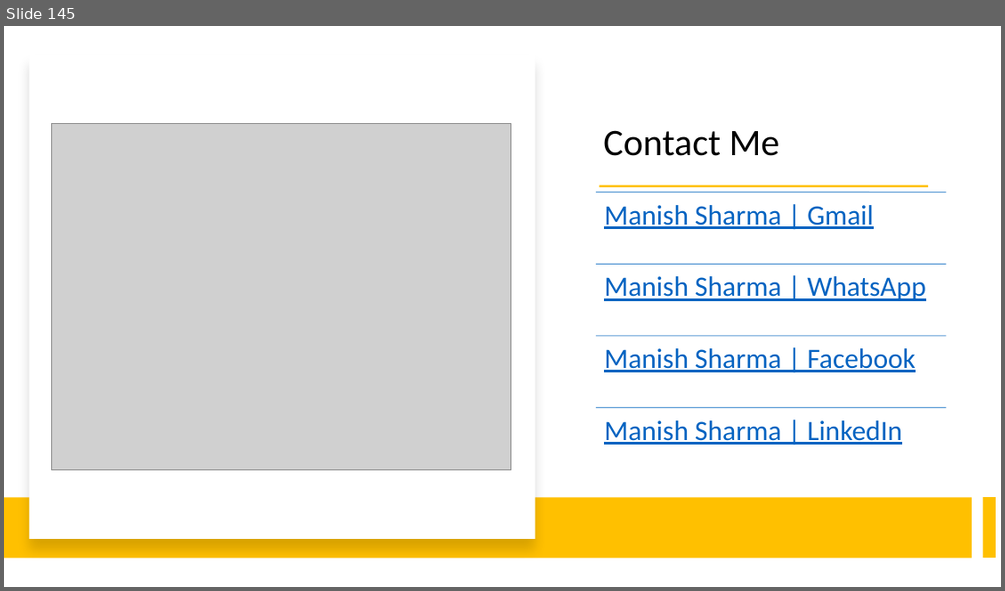
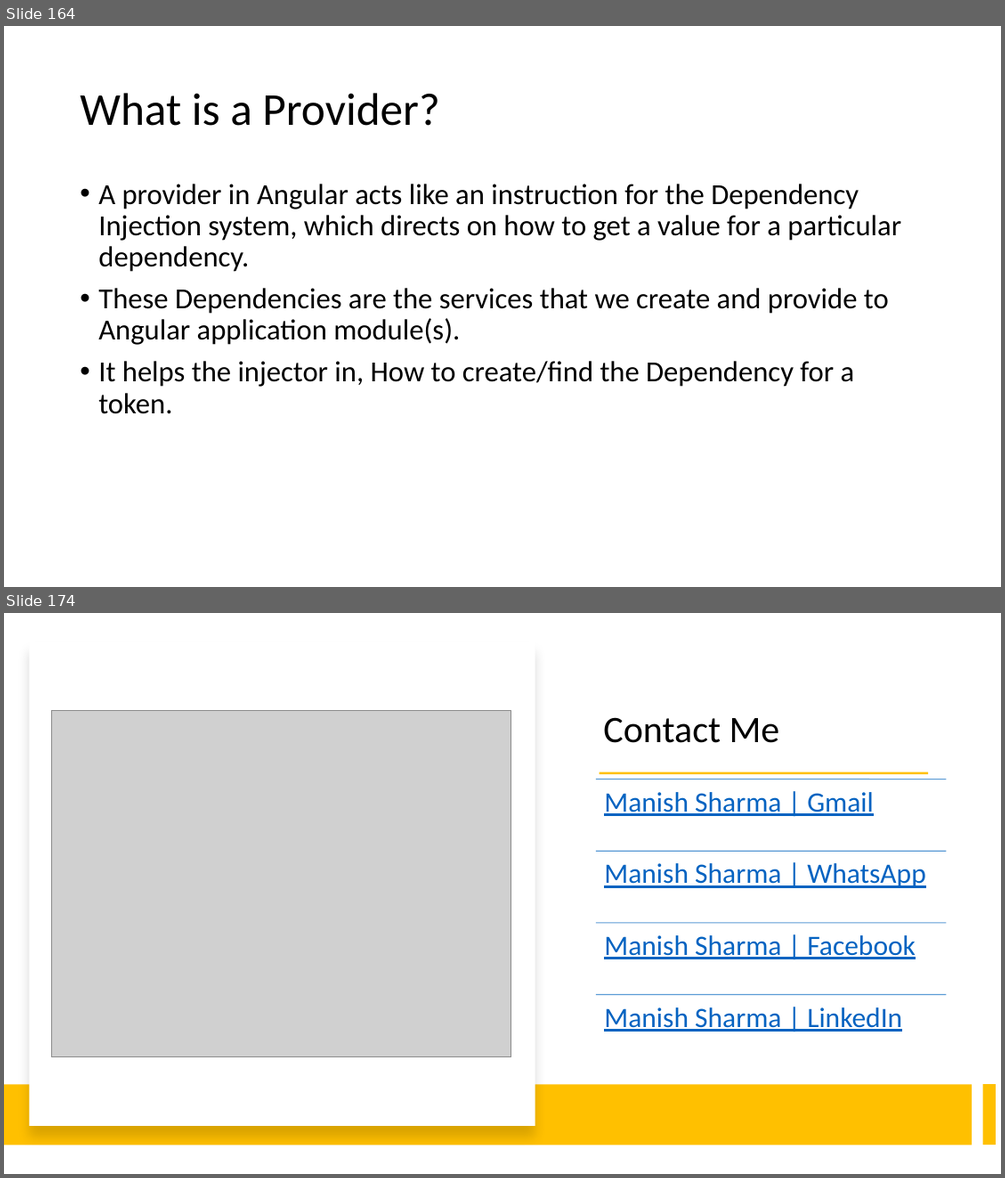
Before and after one commit to explore-with-manish/BFL_Byte_Jul23, a slide deck: Ng-Byte.pptx. Shown one above the other, each under a label of ours: slide 145 before the commit, slides 164 and 174 after it; the slides between them are not shown. The pictures are 1005x591 and 1005x1178 pixels, drawn with LibreOffice and Linux fonts; fonts in the diff are those of the drawing; grey boxes stand for pictures. Boxes give left, top, right and bottom in pixels: in the first picture for what was removed or moved away, otherwise in the second. Text is boxed around its words. In the diff, an @@ line names an element or a change of style, - is before the commit and + after.

```diff
--- a/Ng-Byte.pptx
+++ b/Ng-Byte.pptx
@@ slide 164 added at box(4, 26, 1001, 587), background #FFFFFF @@
@@ title added at box(80, 93, 439, 126), 44 pt, text #000000 @@
+What is a Provider?
@@ text added at box(98, 184, 901, 414), 28 pt, text #000000 @@
+• A provider in Angular acts like an instruction for the Dependency Injection system, which directs on how to get a value for a particular dependency.
+• These Dependencies are the services that we create and provide to Angular application module(s).
+• It helps the injector in, How to create/find the Dependency for a token.
@@ what was slide 145 is now slide 174 @@
```
Also in this commit, not shown: 28 other slides added.
